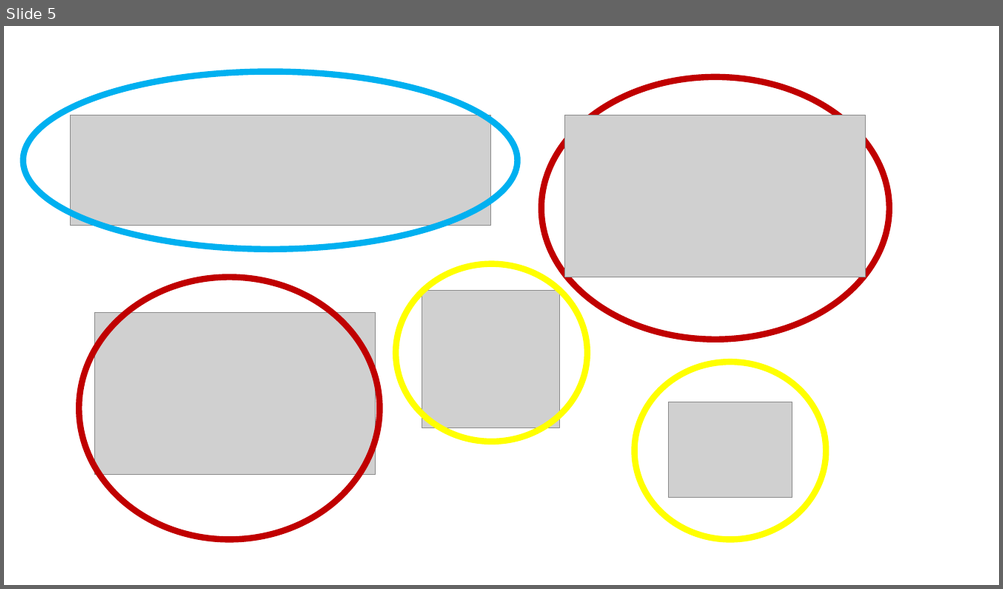
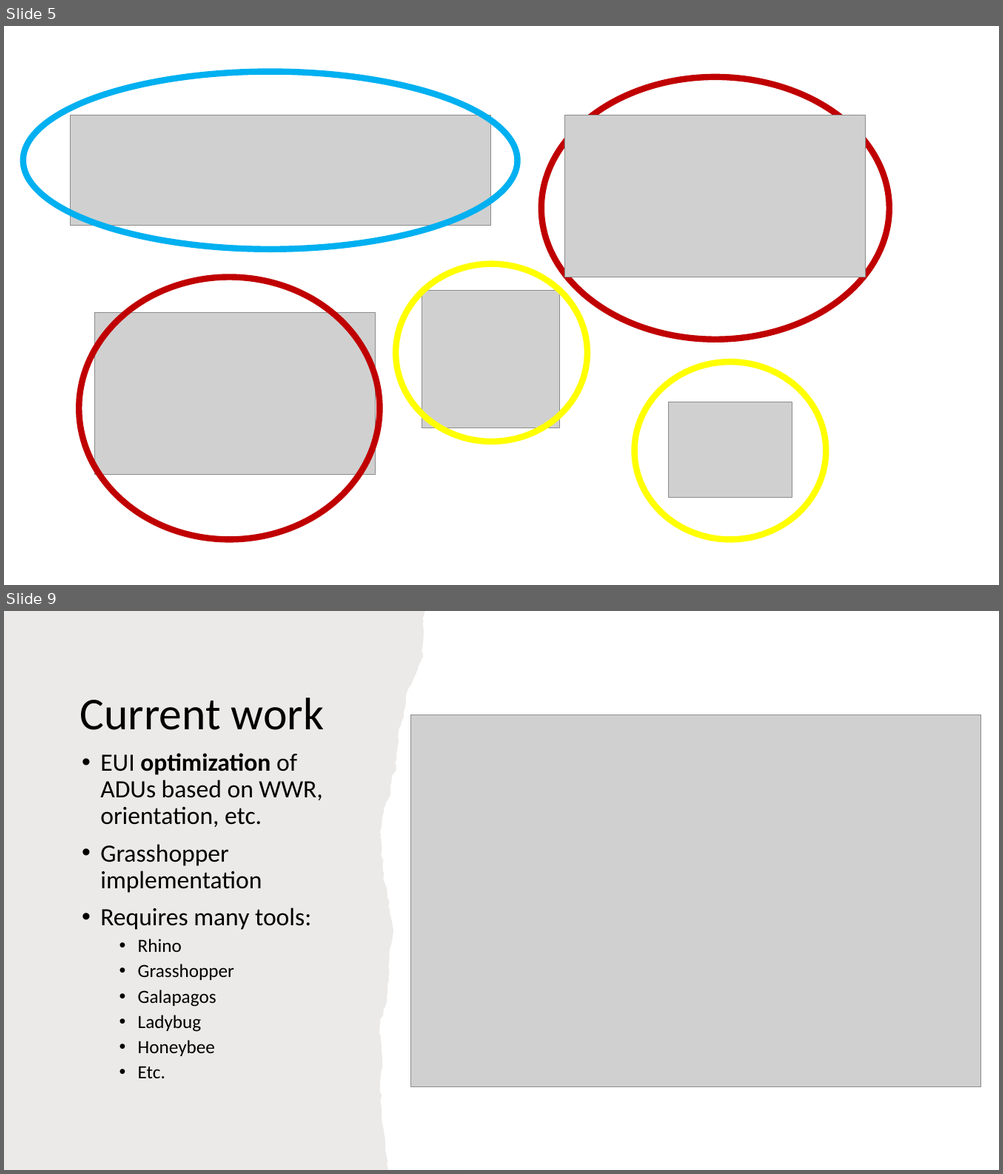
Before and after one commit to prxsto/529-ML-research, a slide deck: presentation1.pptx. Shown one above the other, each under a label of ours: slide 5 before the commit, slides 5 and 9 after it; the slides between them are not shown. The pictures are 1003x589 and 1003x1174 pixels, drawn with LibreOffice and Linux fonts; fonts in the diff are those of the drawing; grey boxes stand for pictures. Boxes give left, top, right and bottom in pixels: in the first picture for what was removed or moved away, otherwise in the second. Text is boxed around its words. In the diff, an @@ line names an element or a change of style, - is before the commit and + after.

```diff
--- a/presentation1.pptx
+++ b/presentation1.pptx
@@ slide 9 added at bbox=[4, 611, 999, 1170], background #FFFFFF @@
@@ freeform shape added at bbox=[4, 611, 465, 1170], fill #82766A at 15% opacity @@
@@ title added at bbox=[79, 698, 324, 730], 44 pt, text #000000 @@
+Current work
@@ picture added at bbox=[410, 715, 981, 1087] @@
@@ text added at bbox=[100, 753, 322, 1079], 24 pt, text #000000 @@
+• EUI optimization of ADUs based on WWR, orientation, etc.
+• Grasshopper implementation
+• Requires many tools:
+  • Rhino
+  • Grasshopper
+  • Galapagos
+  • Ladybug
+  • Honeybee
+  • Etc.
```
Also in this commit, not shown: 3 slides changed, 3 other slides added, 10 slides removed, 3 other files.
